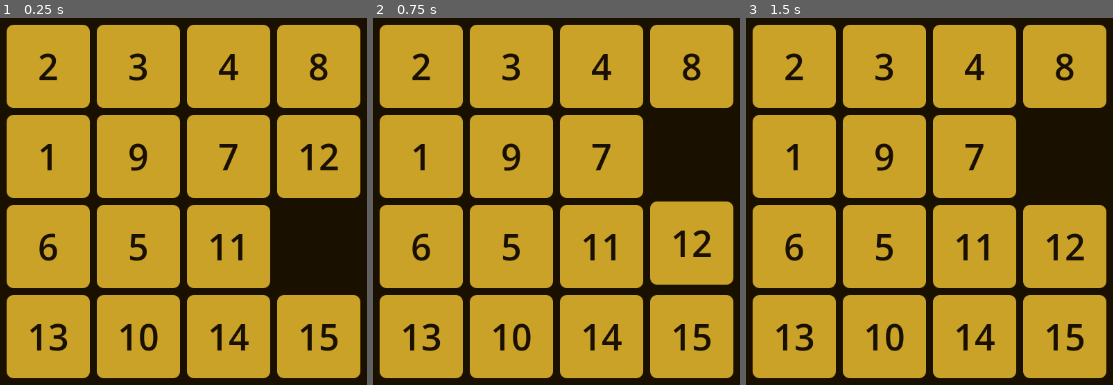
Above: before the commit, frames 1-3 (left to right).
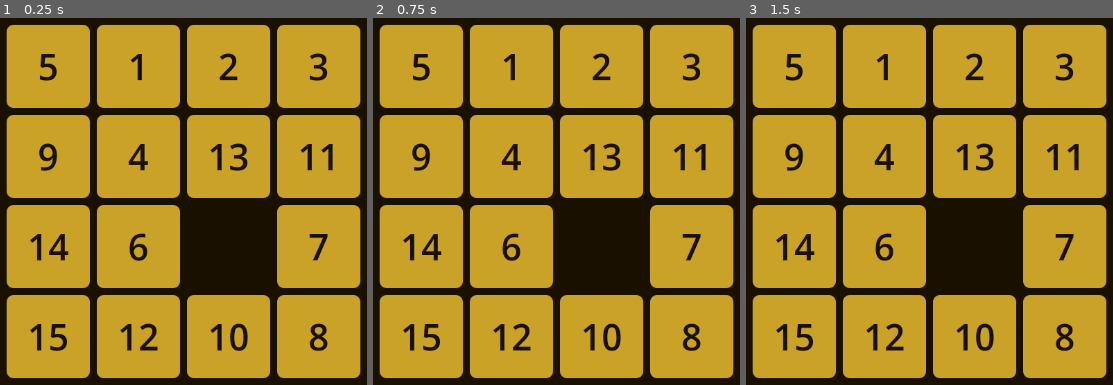
Above: after the commit, the same moments.

Repository: teologoeretico1975/LeTavoleDiAshan
Game: Godot game, scene res://scenes/game/GameBoard.tscn
The game is run twice, just before and just after one commit, with the same random seed, the same clock (stepped at 60 frames per second) and the same inputs.
Inputs (mouse positions are in pixels of both pictures, inside the frame that each line leads up to):
- Up to frame 1 (0.25 s): no input
- Up to frame 2 (0.75 s): tap Enter at 0.5 s; move the mouse to (732, 179) at 0.52 s; click (732, 179) at 0.67 s
- Up to frame 3 (1.5 s): tap Space at 1.25 s; move the mouse to (768, 223) at 1.27 s; click (768, 223) at 1.42 s

The runs differ from the first frame. In frame 1, 13% of the frame differs, in the area x 8-99%, y 9-91%; in frame 2, 14%; in frame 3, 14%.

Commit message:
Add LevelLoader autoload and wire GameBoard to use it
LevelLoader (scripts/managers/) is the first Autoload singleton: loads
chapter JSON on demand, caches in memory, and exposes get_level() and
get_chapter_info(). GameBoard._load_level() now delegates to LevelLoader
instead of reading the file directly, removing ~30 lines of duplicated
parsing logic.

Also fixes missing newline at EOF in chapter_02/03.json and registers the
autoload in project.godot.

Co-Authored-By: Claude Sonnet 4.6 <noreply@anthropic.com>

Diff:
--- a/project.godot
+++ b/project.godot
@@ -15,6 +15,10 @@
 config/features=PackedStringArray("4.6", "Mobile")
 config/icon="res://icon.svg"
 
+[autoload]
+
+LevelLoader="*res://scripts/managers/level_loader.gd"
+
 [physics]
 
 3d/physics_engine="Jolt Physics"
--- a/scenes/game/GameBoard.tscn
+++ b/scenes/game/GameBoard.tscn
@@ -10,4 +10,4 @@
 grow_horizontal = 2
 grow_vertical = 2
 script = ExtResource("1_gameboard")
-chapter = 2
+chapter = 3
--- /dev/null
+++ b/scripts/managers/level_loader.gd
@@ -0,0 +1,113 @@
+# scripts/managers/level_loader.gd
+#
+# Autoload/singleton: carica i JSON dei capitoli e fornisce i dati dei livelli
+# a chiunque nel progetto tramite get_level() e get_chapter_info().
+#
+# COME FUNZIONA UN AUTOLOAD:
+#   Godot istanzia questo nodo UNA VOLTA sola all'avvio e lo mantiene vivo per
+#   tutta la sessione. È accessibile globalmente con il nome "LevelLoader"
+#   (quello scelto in Project Settings → Autoload). Equivalente di una classe
+#   statica con stato condiviso in C#, ma legata al ciclo di vita dell'app.
+#
+# REGISTRAZIONE (da fare una volta nell'editor):
+#   Project → Project Settings → Globals → Autoload
+#   Path: scripts/managers/level_loader.gd   Name: LevelLoader   → Add
+#
+# NOTE PER CHI VIENE DA C#:
+#   - extends Node (non RefCounted) perché è un nodo dell'albero di scena.
+#   - Il campo _cache è un Dictionary<int, Dictionary> — mappa capitolo → dati JSON.
+#   - Non c'è un costruttore pubblico: _ready() fa le veci di OnStartup().
+
+extends Node
+
+
+# ---------------------------------------------------------------------------
+# Cache in memoria
+# ---------------------------------------------------------------------------
+
+# Dizionario capitolo_numero → dati grezzi del JSON (come Dictionary in C#).
+# Evita di rileggere il file ogni volta che viene richiesto un livello.
+# Viene popolato on-demand: il capitolo 3 non viene mai caricato se non richiesto.
+var _cache: Dictionary = {}
+
+
+# ---------------------------------------------------------------------------
+# API pubblica
+# ---------------------------------------------------------------------------
+
+# Ritorna i dati completi di un livello come Dictionary con le chiavi:
+#   id, title, initial_state, optimal_moves, par_moves, good_moves, grid_size
+# Ritorna null se il capitolo non esiste o l'id non è trovato.
+#
+# Esempio d'uso:
+#   var level = LevelLoader.get_level(1, 3)
+#   if level == null: return
+#   var state = level["initial_state"]   # Array[int]
+func get_level(p_chapter: int, p_level_id: int) -> Dictionary:
+	var chapter_data := _load_chapter(p_chapter)
+	if chapter_data.is_empty():
+		return {}
+
+	var levels: Array = chapter_data.get("levels", [])
+	for level_data: Dictionary in levels:
+		if int(level_data.get("id", -1)) == p_level_id:
+			# Inietta grid_size nei dati del livello così il chiamante non deve
+			# prenderlo separatamente dalla radice del JSON.
+			var result := level_data.duplicate()
+			result["grid_size"] = int(chapter_data.get("grid_size", 3))
+			return result
+
+	push_warning("LevelLoader: livello id=%d non trovato nel capitolo %d." \
+		% [p_level_id, p_chapter])
+	return {}
+
+
+# Ritorna i metadati del capitolo:
+#   chapter, grid_size, level_count
+# Ritorna dict vuoto se il capitolo non esiste.
+#
+# Esempio d'uso:
+#   var info = LevelLoader.get_chapter_info(2)
+#   print(info["level_count"])   # es. 20
+func get_chapter_info(p_chapter: int) -> Dictionary:
+	var chapter_data := _load_chapter(p_chapter)
+	if chapter_data.is_empty():
+		return {}
+
+	return {
+		"chapter":     int(chapter_data.get("chapter", p_chapter)),
+		"grid_size":   int(chapter_data.get("grid_size", 3)),
+		"level_count": (chapter_data.get("levels", []) as Array).size(),
+	}
+
+
+# ---------------------------------------------------------------------------
+# Caricamento e cache
+# ---------------------------------------------------------------------------
+
+# Carica il JSON del capitolo se non già in cache, altrimenti ritorna
+# il valore cached. Ritorna un Dictionary vuoto in caso di errore.
+#
+# "on-demand with memoization" — stesso pattern di un lazy-loaded singleton
+# o di un ConcurrentDictionary.GetOrAdd() in C#.
+func _load_chapter(p_chapter: int) -> Dictionary:
+	if _cache.has(p_chapter):
+		return _cache[p_chapter]
+
+	var path := "res://data/levels/chapter_%02d.json" % p_chapter
+
+	var file := FileAccess.open(path, FileAccess.READ)
+	if file == null:
+		push_warning("LevelLoader: %s non trovato." % path)
+		return {}
+
+	var text := file.get_as_text()
+	file.close()
+
+	var data = JSON.parse_string(text)
+	if data == null or not data is Dictionary:
+		push_warning("LevelLoader: JSON malformato in %s." % path)
+		return {}
+
+	_cache[p_chapter] = data
+	return data
--- a/scripts/ui/GameBoard.gd
+++ b/scripts/ui/GameBoard.gd
@@ -78,62 +78,40 @@
 
 
 # ---------------------------------------------------------------------------
-# Caricamento livello da JSON
-# ---------------------------------------------------------------------------
-
-# Legge data/levels/chapter_XX.json e ritorna il BoardState del livello richiesto.
-# In caso di errore (file mancante, JSON malformato, id non trovato) ritorna un
-# fallback hardcoded così il gioco non si blocca mai.
+# Caricamento livello da JSON (tramite LevelLoader)
+# ---------------------------------------------------------------------------
+
+# Chiede i dati del livello a LevelLoader (Autoload) e costruisce il BoardState.
+# LevelLoader gestisce parsing, cache e warning — qui gestiamo solo la logica
+# di costruzione del BoardState e il fallback visivo.
 #
 # NOTE PER CHI VIENE DA C#:
-#   - FileAccess.open() ritorna null se il file non esiste — non lancia eccezioni.
-#     In C# useresti try/catch su File.ReadAllText(); qui controlli null ad ogni passo.
-#   - JSON.parse_string() ritorna Variant (può essere Dictionary, Array, o null).
-#     Devi verificare il tipo con "is" prima di usarlo.
-#   - I numeri in un JSON parsato diventano FLOAT in GDScript, non int.
-#     Occorre castare esplicitamente con int(v).
+#   - LevelLoader è un Autoload: accessibile come variabile globale, come se fosse
+#     una static class. Non serve "GetNode()" né import.
+#   - level_data.is_empty() è il modo idiomatico per controllare un Dictionary vuoto
+#     in GDScript — equivale a dict.Count == 0 in C#.
 func _load_level(p_chapter: int, p_level_id: int) -> BoardState:
-	var path := "res://data/levels/chapter_%02d.json" % p_chapter
-
-	var file := FileAccess.open(path, FileAccess.READ)
-	if file == null:
-		push_warning("GameBoard: %s non trovato — uso fallback hardcoded." % path)
+	var level_data: Dictionary = LevelLoader.get_level(p_chapter, p_level_id)
+
+	if level_data.is_empty():
+		push_warning("GameBoard: dati non disponibili per capitolo=%d id=%d — uso fallback." \
+			% [p_chapter, p_level_id])
 		return _fallback_state()
 
-	var text  := file.get_as_text()
-	file.close()
-
-	# parse_string ritorna null se il testo non è JSON valido.
-	var data = JSON.parse_string(text)
-	if data == null or not data is Dictionary:
-		push_warning("GameBoard: JSON malformato in %s — uso fallback." % path)
+	var json_grid_size: int = int(level_data.get("grid_size", 3))
+	var raw: Array = level_data.get("initial_state", [])
+
+	if raw.size() != json_grid_size * json_grid_size:
+		push_warning("GameBoard: initial_state ha %d elementi (attesi %d)." \
+			% [raw.size(), json_grid_size * json_grid_size])
 		return _fallback_state()
 
-	# data["levels"] è un Array di Dictionary — equivale a List<Dictionary> in C#.
-	# .get(key, default) è il null-safe accessor: come dict.GetValueOrDefault() in C#.
-	# grid_size viene letto dai metadati del JSON, non hardcoded.
-	var json_grid_size: int = int(data.get("grid_size", 3))
-
-	var levels: Array = data.get("levels", [])
-	for level_data in levels:
-		if int(level_data.get("id", -1)) != p_level_id:
-			continue
-
-		var raw: Array = level_data.get("initial_state", [])
-		if raw.size() != json_grid_size * json_grid_size:
-			push_warning("GameBoard: initial_state ha %d elementi (attesi %d)." \
-				% [raw.size(), json_grid_size * json_grid_size])
-			return _fallback_state()
-
-		var tiles: Array[int] = []
-		for v in raw:
-			tiles.append(int(v))
-
-		_grid_size = json_grid_size
-		return BoardState.new(tiles, _grid_size)
-
-	push_warning("GameBoard: livello id=%d non trovato in %s." % [p_level_id, path])
-	return _fallback_state()
+	var tiles: Array[int] = []
+	for v in raw:
+		tiles.append(int(v))
+
+	_grid_size = json_grid_size
+	return BoardState.new(tiles, _grid_size)
 
 
 # Stato di emergenza: [1,2,3,4,5,6,7,0,8] — 1 mossa dalla soluzione.
Not shown, added: scripts/managers/level_loader.gd.uid
